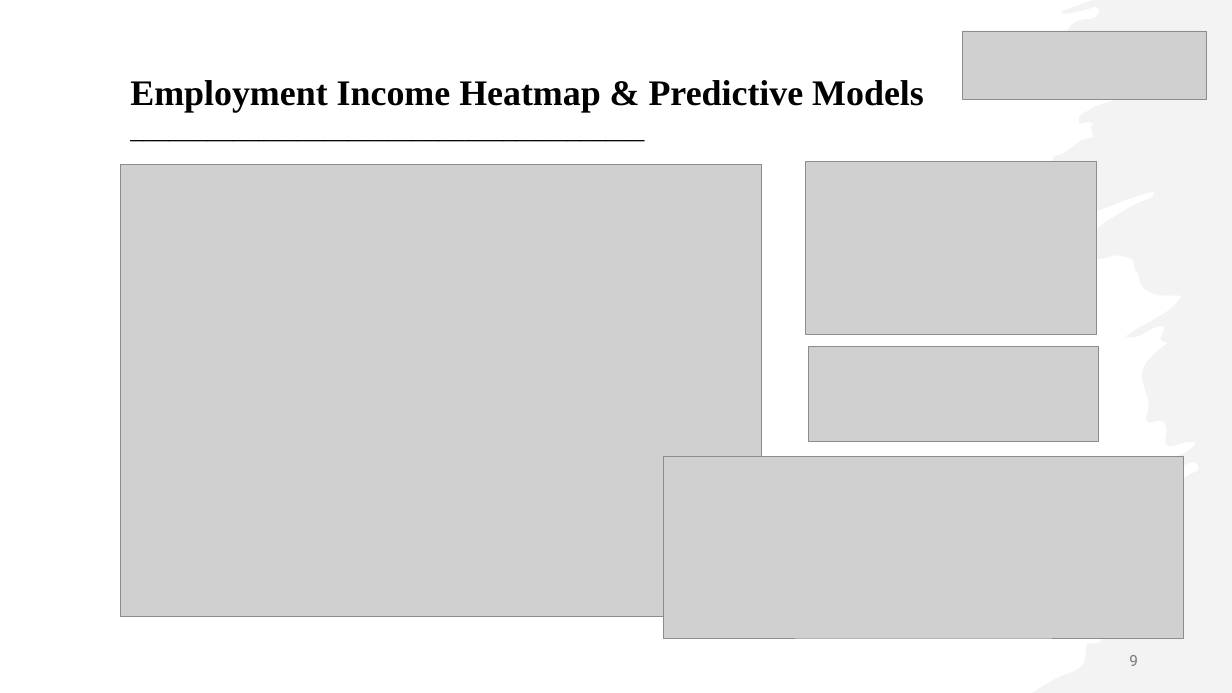
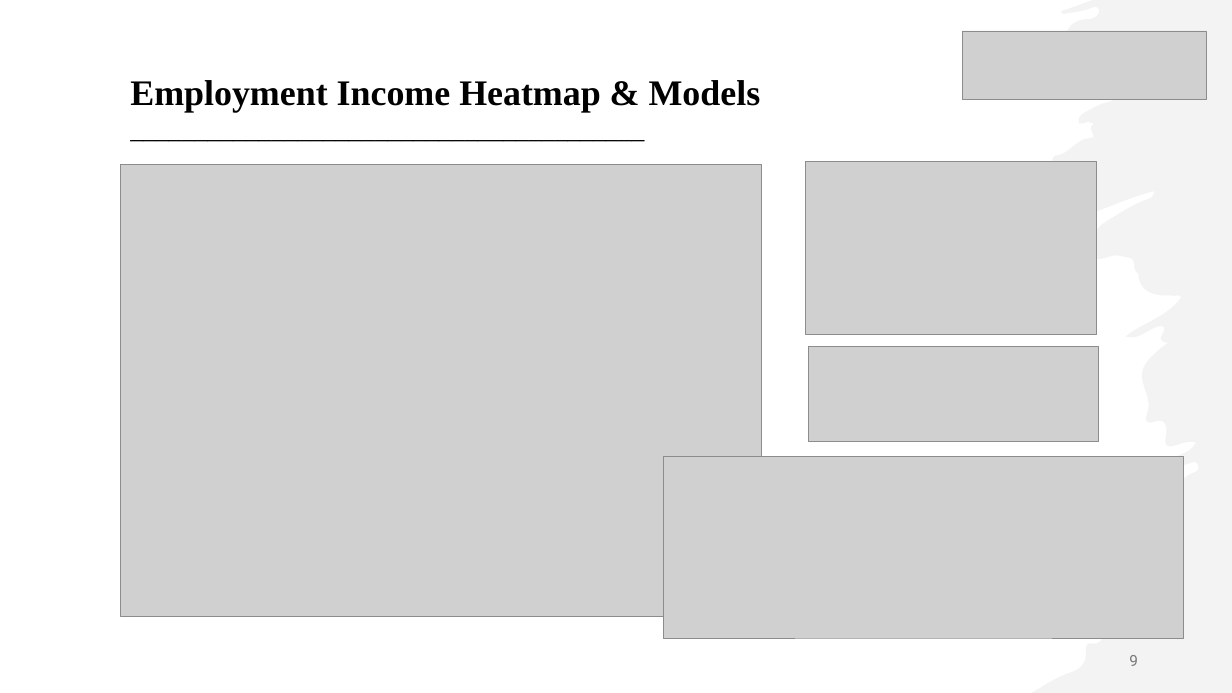
Before and after one commit to fuxima/Dal, a slide deck: slide 9 of NGS_ppt.pptx. Drawn at 1232x693 pixels with LibreOffice and Linux fonts; fonts in the diff are those of the drawing; grey boxes stand for pictures. Boxes give left, top, right and bottom in pixels: in the first picture for what was removed or moved away, otherwise in the second. Text is boxed around its words. In the diff, an @@ line names an element or a change of style, - is before the commit and + after.

```diff
--- a/NGS_ppt.pptx
+++ b/NGS_ppt.pptx
@@ text at box(130, 80, 761, 112): text changed @@
-Employment Income Heatmap & Predictive Models
+Employment Income Heatmap & Models
```
Also in this commit, not shown: 12 other slides changed, 1 slide added, 1 other file.
